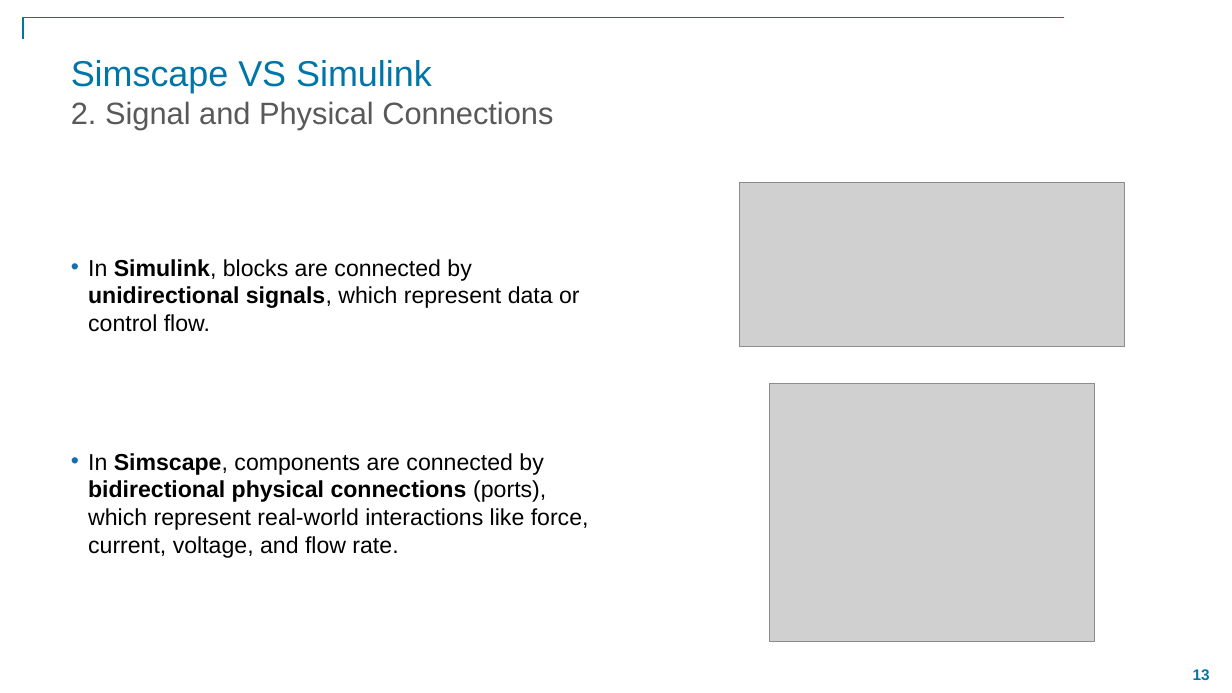
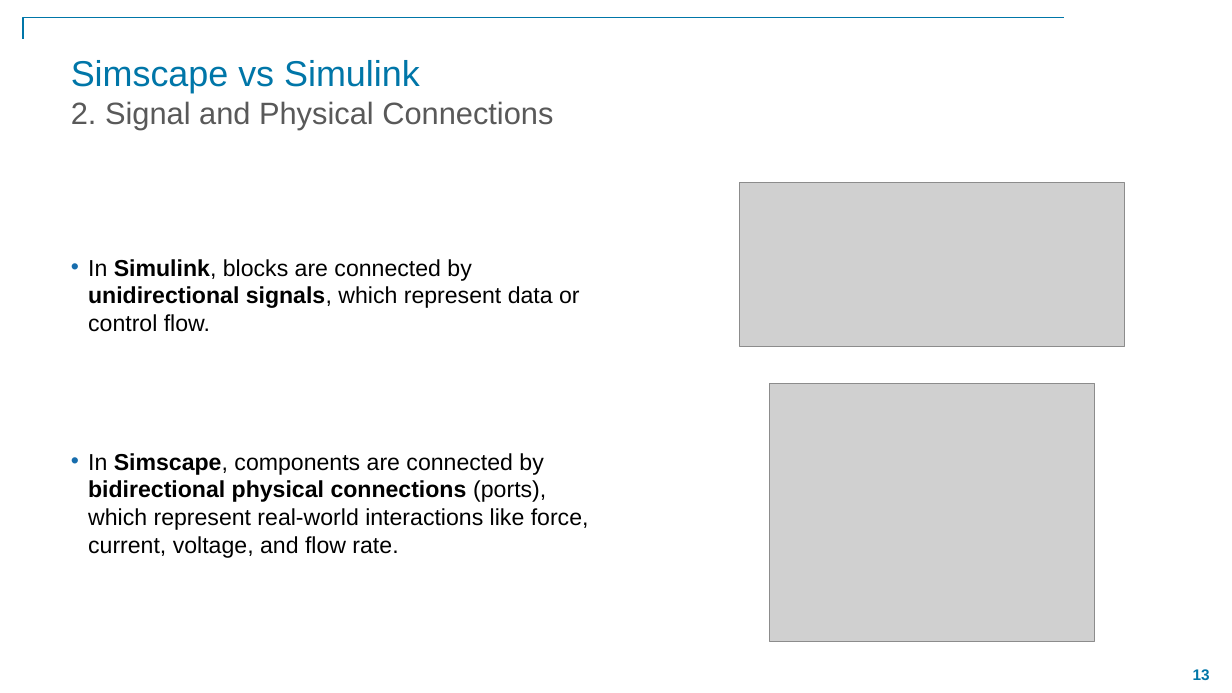
Before and after one commit to simoomonte/Simscape-Onramp, a slide deck: slide 13 of Simscape_Onramp_presentation.pptx. Drawn at 1232x693 pixels with LibreOffice and Linux fonts; fonts in the diff are those of the drawing; grey boxes stand for pictures; background and template pictures are left out. Boxes give left, top, right and bottom in pixels: in the first picture for what was removed or moved away, otherwise in the second. Text is boxed around its words. In the diff, an @@ line names an element or a change of style, - is before the commit and + after.

```diff
--- a/Simscape_Onramp_presentation.pptx
+++ b/Simscape_Onramp_presentation.pptx
@@ title at box(71, 60, 553, 130): text changed @@
-Simscape VS Simulink
-2. Signal and Physical Connections
+Simscape vs Simulink
+2. Signal and Physical Connections
```
Also in this commit, not shown: 5 other slides changed, 8 other files.
